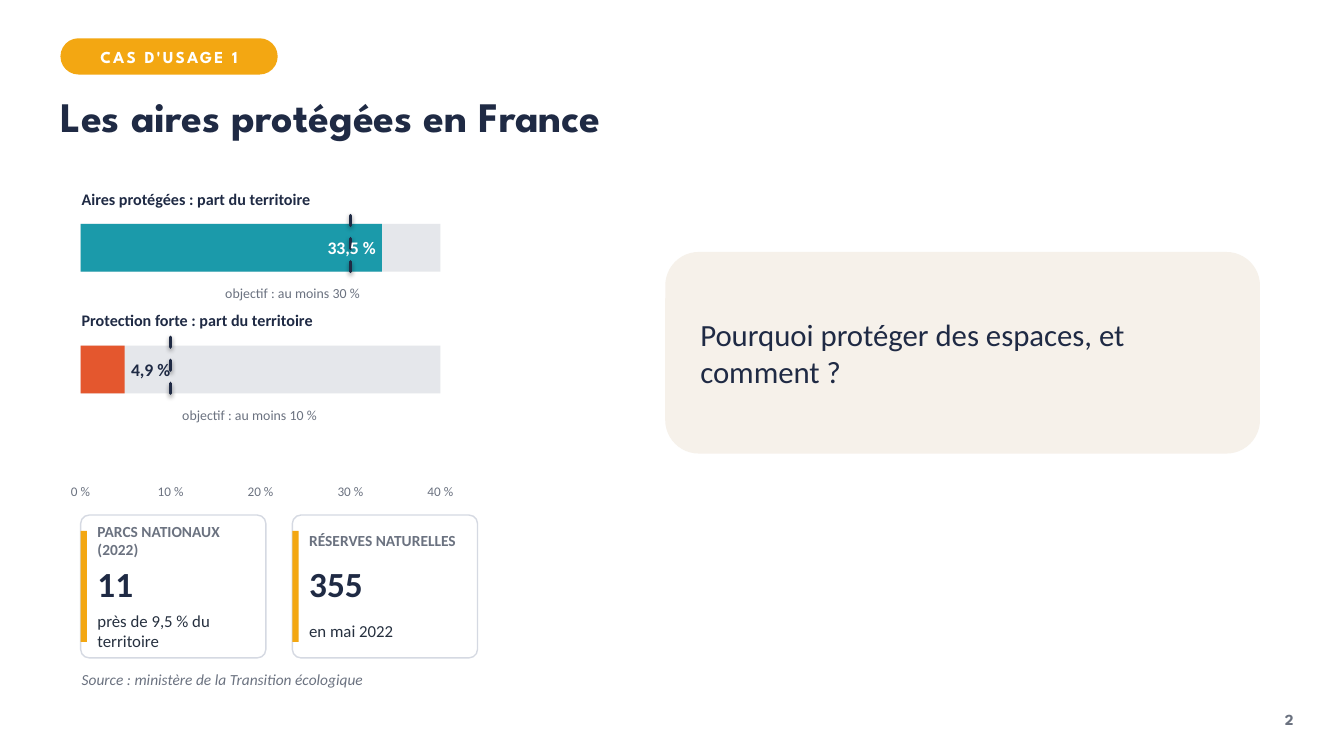
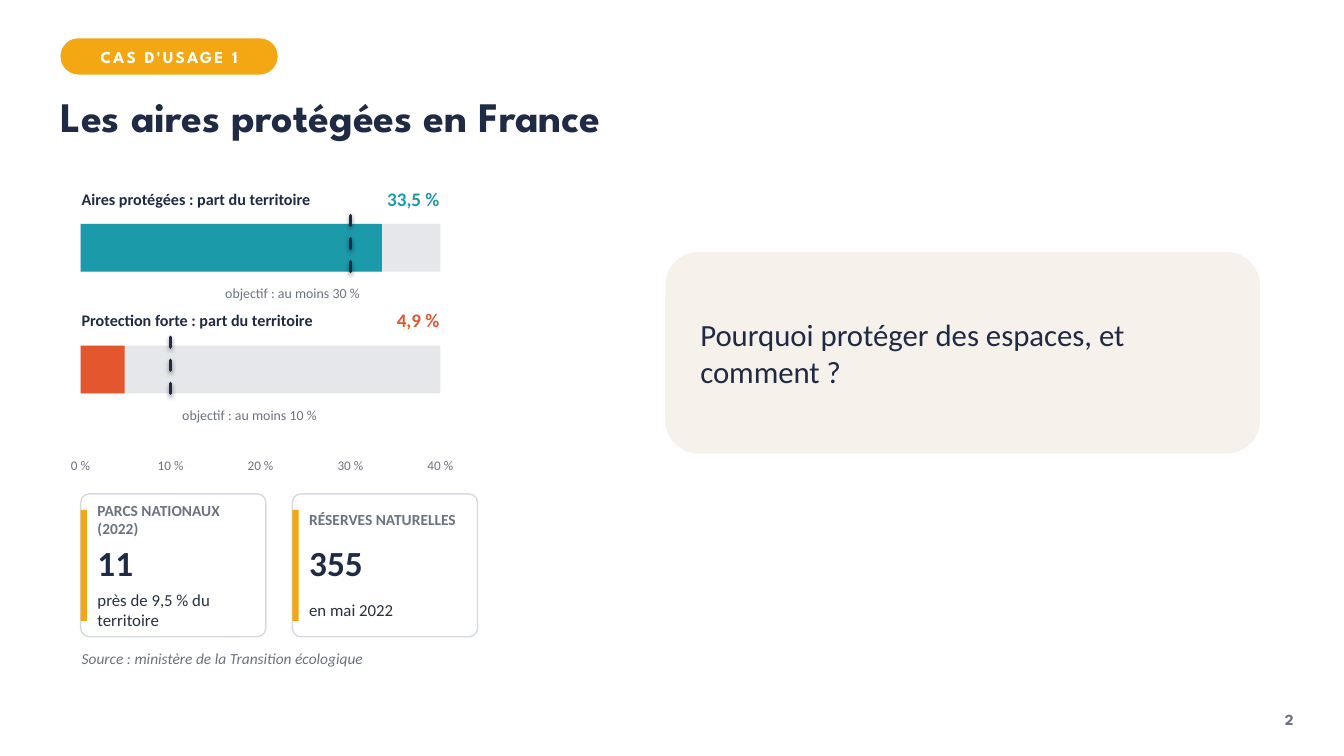
Before and after one commit to VinceIXIV/SVT-cour, a slide deck: slide 2 of cours/3e/S21-agir-pour-l-environnement/3e-S21-diaporama.pptx. Drawn at 1344x756 pixels with LibreOffice and Linux fonts; fonts in the diff are those of the drawing. Boxes give left, top, right and bottom in pixels: in the first picture for what was removed or moved away, otherwise in the second. Text is boxed around its words. In the diff, an @@ line names an element or a change of style, - is before the commit and + after.

```diff
--- a/cours/3e/S21-agir-pour-l-environnement/3e-S21-diaporama.pptx
+++ b/cours/3e/S21-agir-pour-l-environnement/3e-S21-diaporama.pptx
@@ text "33,5 %": place and size @@
-text "33,5 %" at (328,240,359,256)
+text "33,5 %" at (387,193,421,209)
@@ text "33,5 %" at (387,193,421,209): size 12.6 to 13.7 pt, text colour #FFFFFF to #1B9AAA @@
@@ text "4,9 %": place and size @@
-text "4,9 %" at (131,364,153,378)
+text "4,9 %" at (397,314,421,330)
@@ text "4,9 %" at (397,314,421,330): size 12.6 to 13.7 pt, text colour #1F2A44 to #E4572E; alignment left to right @@
@@ 5 texts: place and size @@
-5 texts at (71,487,440,496)
+5 texts at (71,461,440,470)
@@ 7 texts, 2 rounded rectangles, 2 rectangles: place and size @@
-7 texts, 2 rounded rectangles, 2 rectangles at (81,515,478,688)
+7 texts, 2 rounded rectangles, 2 rectangles at (81,494,478,667)
```
Also in this commit, not shown: 1 other slide changed, 8 other files.
